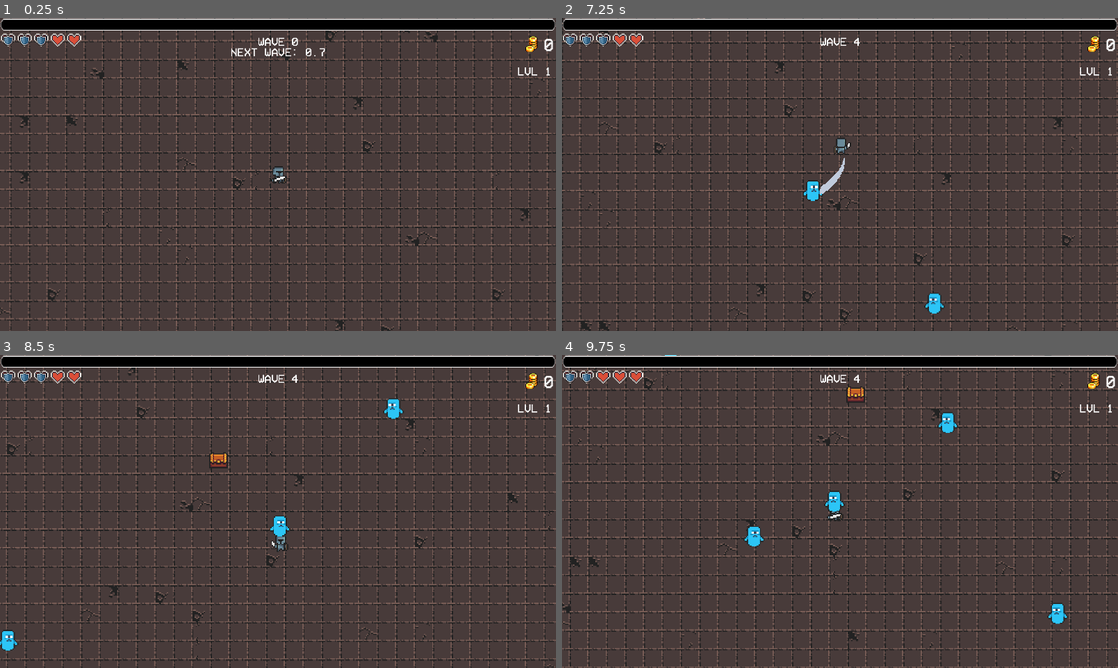
Above: before the commit, frames 1-4 (two rows, left to right).
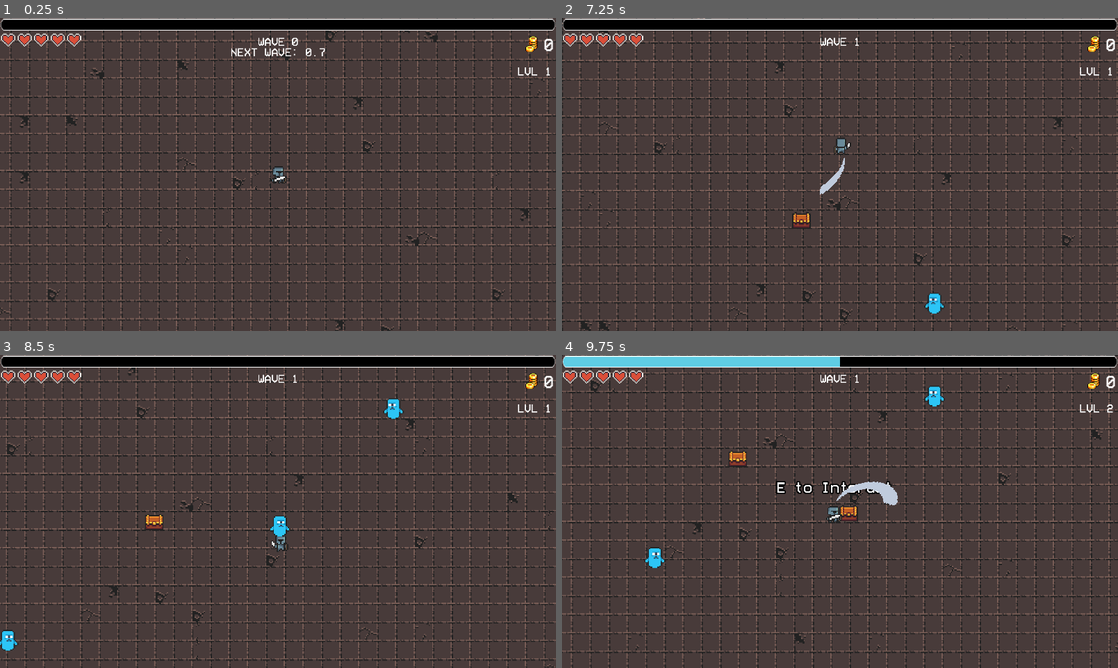
Above: after the commit, the same moments.

Repository: ErikpvDev/Proyecto-intermodular
Game: Godot game, scene res://Scenes/Game/game.tscn
The game is run twice, just before and just after one commit, with the same random seed, the same clock (stepped at 60 frames per second) and the same inputs. The engine's default icon, where the game draws it, is replaced by a stand-in: a white triangle on a blue panel in a dark square.
Inputs (mouse positions are in pixels of both pictures, inside the frame that each line leads up to):
- Up to frame 1 (0.25 s): no input
- Up to frame 2 (7.25 s): tap Enter at 0.5 s; hold D (right) 0.53-1.28 s; tap Shift (dash) at 0.6, 1.35, 2.3, 2.85, 3.6, 4.55, 5.1, 5.85, 6.8 s; hold S (down) 1.28-2.03 s; hold D (right) 2.03-2.78 s; hold E (interact) 2.03-2.78 s; hold W (up) 2.78-3.53 s; hold A (left) 3.53-5.03 s; tap E (interact) at 4.35 s; hold S (down) 5.03-5.78 s; hold D (right) 5.78-6.53 s; hold W (up) from 6.53 s (still down); hold E (interact) from 6.53 s (still down)
- Up to frame 3 (8.5 s): release W (up) at 7.28 s; release E (interact) at 7.28 s; hold D (right) 7.28-8.03 s; tap Shift (dash) at 7.35, 8.1 s; hold S (down) from 8.03 s (still down)
- Up to frame 4 (9.75 s): release S (down) at 8.78 s; hold A (left) 8.78-9.5 s; tap E (interact) at 8.85 s; tap Shift (dash) at 9.05 s; click (695, 561) at 9.5 s, where only the run after the commit has a clickable "Whetstone"

The runs differ from the first frame. In frame 1, 0.2% of the frame differs, in the area x 0-9%, y 5-9%; in frame 2, 0.5%; in frame 3, 0.5%; in frame 4, 30%, in the area x 0-100%, y 0-100%.

Commit message:
Items funcionando
Función para coger los items que da las pertinentes estadísticas al personaje.

Diff:
--- a/Scenes/Character/personaje.gd
+++ b/Scenes/Character/personaje.gd
@@ -2,7 +2,7 @@
 
 #ATTACK
 @export var damage: int = 5
-@onready var damage_multiplier: int = 1
+@onready var damage_multiplier: float = 1
 
 #MOVEMENT
 @onready var movement: Node = $Movement
@@ -11,7 +11,7 @@
 @onready var dodge_chance: float = 0
 
 #CRIT CHANCE
-@onready var crit_chance: int = 0
+@onready var crit_chance: float = 0
 
 #ATTACK SPEED
 @onready var attack_speed: float = 0
@@ -25,7 +25,7 @@
 @onready var health: Node = $Health
 
 #SHIELD
-@onready var shield : int = 3
+@onready var shield : int = 0
 @onready var max_shield: int = 3
 @onready var shield_bar: CanvasLayer = $"../UI/ShieldDisplay"
 
@@ -49,6 +49,8 @@
 #VARIABLES------------------------------------------------------------------------------------------------
 
 func _ready() -> void:
+	GlobalSignals.get_item.connect(get_item)
+
 	GlobalSignals.emit_signal("update_shield",shield)
 	health.max_health = 5
 
@@ -181,3 +183,27 @@
 			parent.take_damage(damage*damage_multiplier)
 		else:
 			parent.take_damage(damage*damage_multiplier*2)
+
+func get_item(item: ItemData):
+	damage += item.damage_bonus
+	damage_multiplier *= item.damage_multiplier
+	GlobalSignals.emit_signal("update_move_speed", item.move_speed_bonus)
+	dodge_chance += item.dodge_chance_bonus
+	crit_chance += item.crit_chance_bonus
+	attack_speed += item.attack_speed_bonus
+	attack_size *= item.projectile_size_multiplier
+	if (shield<=3):
+		shield += item.shield_bonus
+		GlobalSignals.emit_signal("update_shield", shield)
+	add_max_health(item.max_hp_bonus)
+	add_health(item.max_hp_bonus)
+	update_heart_display()
+	#print(damage)
+	#print(damage_multiplier)
+	#print(movement.move_speed)
+	#print(dodge_chance)
+	#print(crit_chance)
+	#print(attack_speed)
+	#print(attack_size)
+	#print(shield)
+	#print(health.health)
--- a/Scenes/Items/ItemManager.gd
+++ b/Scenes/Items/ItemManager.gd
@@ -1,8 +1,8 @@
 extends Node
 
 # Probabilidades para cada rareza de objeto
-const CHANCE_COMMON = 0.70      # 70%
-const CHANCE_RARE = 0.25        # 25%
+const CHANCE_COMMON = 0.75      # 75%
+const CHANCE_RARE = 0.20        # 20%
 const CHANCE_LEGENDARY = 0.05   # 5%
 
 # Arrays para los objetos segun su calidad
--- a/Scenes/Menus/level_up_menu.gd
+++ b/Scenes/Menus/level_up_menu.gd
@@ -33,9 +33,12 @@
 
 func _on_object_01_pressed() -> void:
 	emit_signal("item_selected")
+	GlobalSignals.emit_signal("get_item", item1)
 
 func _on_object_02_pressed() -> void:
 	emit_signal("item_selected")
+	GlobalSignals.emit_signal("get_item", item2)
 
 func _on_object_03_pressed() -> void:
 	emit_signal("item_selected")
+	GlobalSignals.emit_signal("get_item", item3)
--- a/Scenes/Shields/Shield_Display.gd
+++ b/Scenes/Shields/Shield_Display.gd
@@ -14,4 +14,3 @@
 	for i in range(cant):
 		var s = shield.instantiate()
 		add_child(s)
-		print("escudo añadido")
--- a/Scenes/Signals/Global_Signals.gd
+++ b/Scenes/Signals/Global_Signals.gd
@@ -16,3 +16,6 @@
 
 #Señal para modificar la velocidad de ataque
 signal update_attack_size(amount)
+
+#Señal para recoger un item
+signal get_item(item)
--- a/Scenes/Spawn/spawn.gd
+++ b/Scenes/Spawn/spawn.gd
@@ -1,6 +1,6 @@
 extends Node2D
 
-@onready var current_wave=4
+@onready var current_wave=1
 var base_elite_chance = 0.02
 var elite_prob_percent
 @export var exp_growth=1.15
